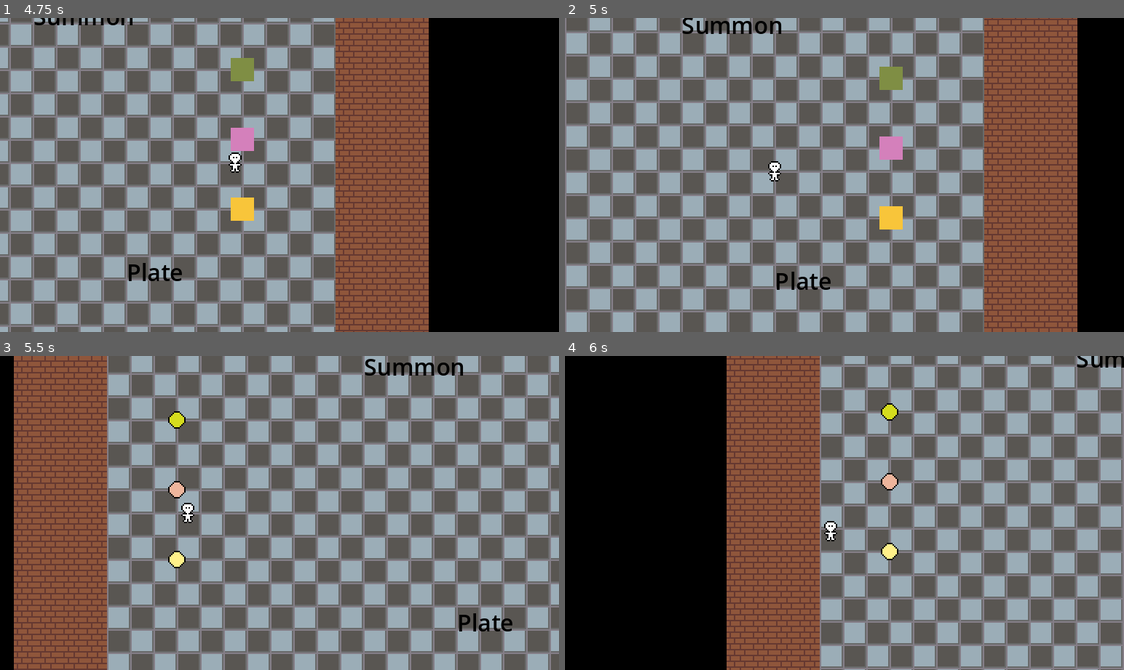
Above: before the commit, frames 1-4 (two rows, left to right).
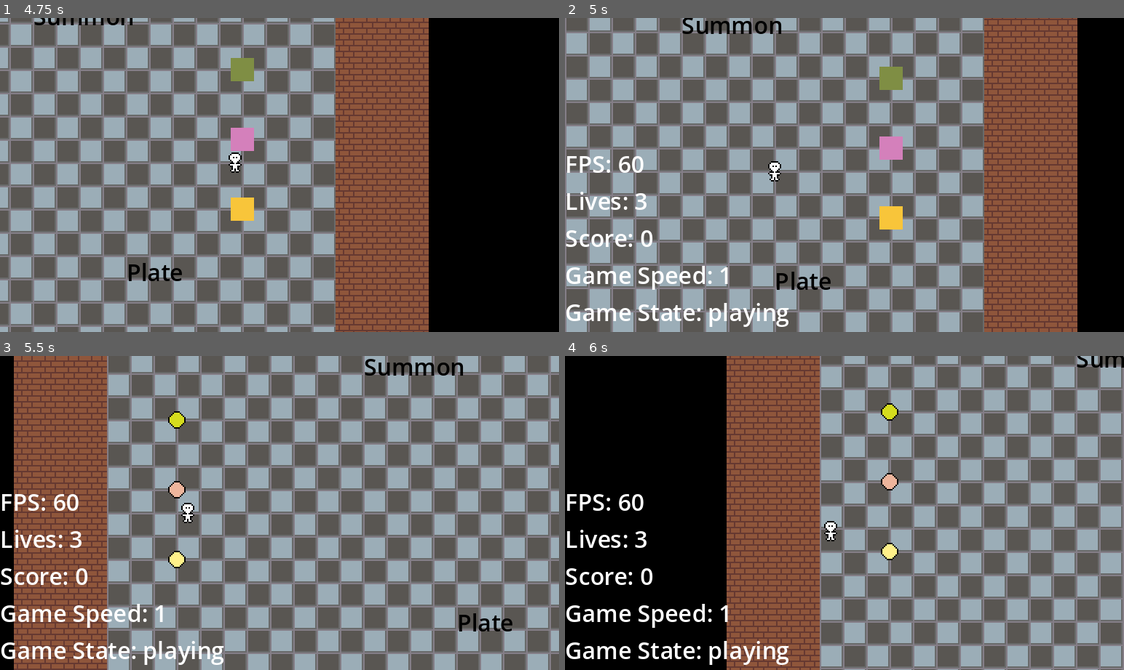
Above: after the commit, the same moments.

Repository: Allov/ld55
Game: Godot game, scene res://scenes/main.tscn
The game is run twice, just before and just after one commit, with the same random seed, the same clock (stepped at 60 frames per second) and the same inputs.
Inputs:
- Up to frame 1 (4.75 s): click "START" at 0.5 s; tap Enter at 1.25 s; hold D (move_right) 1.28-2.03 s; tap E (action) at 1.35, 2.1, 3.05, 3.6, 4.35 s; hold Down (move_down) 2.03-2.78 s; hold D (move_right) 2.78-3.53 s; tap Space (dash) at 2.85 s; hold W (move_up) 3.53-4.28 s; hold A (move_left) from 4.28 s (still down)
- Up to frame 2 (5 s): keep holding A (move_left); tap 9 (toggle_debug, bound only after the commit) at 4.9 s
- Up to frame 3 (5.5 s): keep holding A (move_left); tap Space (dash) at 5.1 s; tap E (action) at 5.3 s
- Up to frame 4 (6 s): release A (move_left) at 5.78 s; hold Down (move_down) from 5.78 s (still down); tap E (action) at 5.85 s

Frame 1 is identical in both runs. In frame 2, 2.4% of the frame differs, in the area x 0-40%, y 43-99%; in frame 3, 2.5%; in frame 4, 2.5%, in the area x 0-41%, y 43-99%.

Commit message:
Ajouté un UI de débug

Diff:
--- a/project.godot
+++ b/project.godot
@@ -79,6 +79,11 @@
 "events": [Object(InputEventKey,"resource_local_to_scene":false,"resource_name":"","device":-1,"window_id":0,"alt_pressed":false,"shift_pressed":false,"ctrl_pressed":false,"meta_pressed":false,"pressed":false,"keycode":0,"physical_keycode":80,"key_label":0,"unicode":112,"echo":false,"script":null)
 ]
 }
+toggle_debug={
+"deadzone": 0.5,
+"events": [Object(InputEventKey,"resource_local_to_scene":false,"resource_name":"","device":-1,"window_id":0,"alt_pressed":false,"shift_pressed":false,"ctrl_pressed":false,"meta_pressed":false,"pressed":false,"keycode":0,"physical_keycode":57,"key_label":0,"unicode":57,"echo":false,"script":null)
+]
+}
 
 [layer_names]
 
--- /dev/null
+++ b/scenes/customer.tscn
@@ -0,0 +1,19 @@
+[gd_scene load_steps=4 format=3 uid="uid://d3gre01svimh7"]
+
+[ext_resource type="Script" path="res://scripts/customer.gd" id="1_lu0dh"]
+[ext_resource type="Texture2D" uid="uid://bqujgyr3aaqwj" path="res://assets/player.png" id="1_mtt6d"]
+
+[sub_resource type="CapsuleShape2D" id="CapsuleShape2D_feahs"]
+radius = 6.0
+height = 18.0
+
+[node name="Customer" type="Area2D"]
+script = ExtResource("1_lu0dh")
+
+[node name="CollisionShape2D" type="CollisionShape2D" parent="."]
+shape = SubResource("CapsuleShape2D_feahs")
+
+[node name="Sprite2D" type="Sprite2D" parent="CollisionShape2D"]
+modulate = Color(0.0235294, 0.113725, 1, 1)
+texture = ExtResource("1_mtt6d")
+offset = Vector2(-0.325, 0)
--- /dev/null
+++ b/scenes/restaurant.gd
@@ -0,0 +1,25 @@
+extends Node  # or whatever your root node type is
+
+# On affiche un debug-display avec la touche '9'. Toutes les infos de GameManager s'y trouvent.
+var debug_visible: bool = false
+
+func _ready():
+	$DebugLayer.visible = false
+
+func _input(event):
+	if event.is_action_pressed("toggle_debug"):
+		debug_visible = !debug_visible
+		$DebugLayer.visible = debug_visible
+
+func _process(delta):
+	if debug_visible:
+		update_debug_info()
+
+func update_debug_info():
+	var fps = Engine.get_frames_per_second()
+	var lives = GameManager.lives
+	var score = GameManager.score
+	var game_speed = GameManager.game_speed
+	var game_state = GameManager.game_state
+	var debug_text = "FPS: %s\nLives: %s\nScore: %s\nGame Speed: %s\nGame State: %s" % [fps, lives, score, game_speed, game_state]
+	$DebugLayer/DebugLabel.text = debug_text
--- a/scenes/restaurant.tscn
+++ b/scenes/restaurant.tscn
@@ -1,6 +1,7 @@
-[gd_scene load_steps=13 format=3 uid="uid://mrvvcikcibes"]
+[gd_scene load_steps=14 format=3 uid="uid://mrvvcikcibes"]
 
 [ext_resource type="PackedScene" uid="uid://b4ck1ajh7elbm" path="res://scenes/player.tscn" id="1_55q5r"]
+[ext_resource type="Script" path="res://scenes/restaurant.gd" id="1_76qua"]
 [ext_resource type="PackedScene" uid="uid://c83c7gs5uxov5" path="res://scenes/kitchen.tscn" id="2_ocdqh"]
 [ext_resource type="PackedScene" uid="uid://d3ijvg2j6cpda" path="res://scenes/fridge.tscn" id="3_gfjln"]
 [ext_resource type="PackedScene" uid="uid://bbd17j7b260e4" path="res://scenes/diningroom.tscn" id="4_vyinh"]
@@ -30,6 +31,7 @@
 pattern_0 = SubResource("TileMapPattern_0yai2")
 
 [node name="Restaurant" type="Node2D"]
+script = ExtResource("1_76qua")
 
 [node name="Walls" type="StaticBody2D" parent="."]
 
@@ -60,3 +62,14 @@
 
 [node name="Camera2D" type="Camera2D" parent="Player"]
 position_smoothing_enabled = true
+
+[node name="DebugLayer" type="CanvasLayer" parent="."]
+
+[node name="DebugLabel" type="Label" parent="DebugLayer"]
+anchors_preset = 2
+anchor_top = 1.0
+anchor_bottom = 1.0
+offset_top = -23.0
+offset_right = 40.0
+grow_vertical = 0
+text = "Test 1"
--- a/scripts/cooking_station.gd
+++ b/scripts/cooking_station.gd
@@ -9,5 +9,5 @@
 	pass
 
 # Called every frame. 'delta' is the elapsed time since the previous frame.
-func _process(delta):
+func _process(_delta):
 	pass
--- /dev/null
+++ b/scripts/customer.gd
@@ -0,0 +1,25 @@
+extends Area2D
+
+# Member variables
+var order = null
+var patience = 100.0
+
+func _ready():
+	# Initialize any necessary variables or states here
+	pass
+
+# Decrease patience over time or due to other triggers
+func decrease_patience(delta):
+	patience -= delta
+	if patience <= 0:
+		leave()
+
+# Placeholder for customer departure
+func leave():
+	print("Customer is leaving due to impatience or order fulfillment.")
+	queue_free()  # This will remove the Customer instance from the scene
+
+# Placeholder to set an order, can be expanded later
+func set_order(new_order):
+	order = new_order
+	# Update customer's thought bubble or similar UI element here
--- a/scripts/diningroom.gd
+++ b/scripts/diningroom.gd
@@ -7,7 +7,6 @@
 
 func _ready():
 	customer_spawn_timer = $Customer_spawn_timer
-	customer_spawn_timer.connect("timeout", Callable(self, "_on_customer_spawn_timer_timeout"))
 	customer_spawn_timer.start()
 
 func _on_customer_spawn_timer_timeout():
